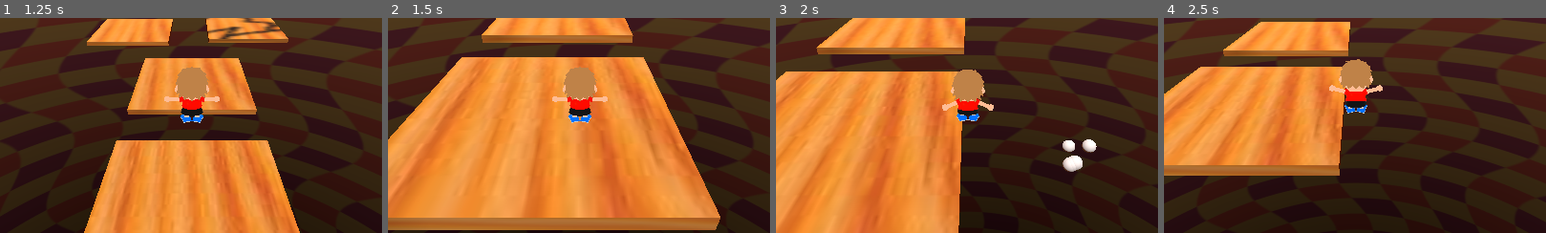
Above: before the commit, frames 1-4 (left to right).
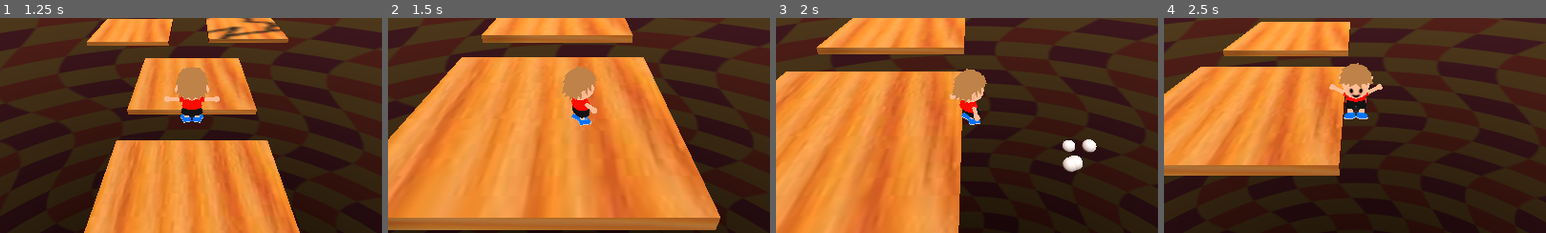
Above: after the commit, the same moments.

Repository: spoiboi/bottomlessPitInc2
Game: Godot game, scene res://Scenes/title_screen.tscn
The game is run twice, just before and just after one commit, with the same random seed, the same clock (stepped at 60 frames per second) and the same inputs.
Inputs:
- Up to frame 1 (1.25 s): click "Level 1" at 0.5 s
- Up to frame 2 (1.5 s): hold D (right) from 1.28 s (still down); tap Space (jump) at 1.35 s
- Up to frame 3 (2 s): keep holding D (right); tap Space (jump) at 1.52, 1.82 s
- Up to frame 4 (2.5 s): release D (right) at 2.03 s; hold S (back) from 2.03 s (still down); tap Up (camera_down) at 2.1 s; tap Space (jump) at 2.27, 2.3 s
The pictures show only the part of the screen within x 25-75%, y 30-80%; the shares and areas given below are measured in that part.

Frame 1 is identical in both runs. In frame 2, 0.8% of the frame differs, in the area x 43-58%, y 22-51%; in frame 3, 0.8%; in frame 4, 0.9%, in the area x 43-58%, y 19-48%.

Commit message:
Added some animation to player

Diff:
--- a/Scenes/Player.tscn
+++ b/Scenes/Player.tscn
@@ -77,7 +77,7 @@
 transform = Transform3D(1, 0, 0, 0, 1, 0, 0, 0, 1, 0, 1, 0)
 shape = SubResource("CylinderShape3D_n32bj")
 
-[node name="anim_idle" parent="." instance=ExtResource("2_cu0d3")]
+[node name="character" parent="." instance=ExtResource("2_cu0d3")]
 transform = Transform3D(-0.5, 0, -4.37114e-08, 0, 0.5, 0, 4.37114e-08, 0, -0.5, 0, 0, 0)
 
 [node name="CharacterModel" type="Node3D" parent="."]
--- a/Scripts/player.gd
+++ b/Scripts/player.gd
@@ -32,7 +32,7 @@
 	if Input.is_action_just_pressed("jump") and is_on_floor():
 		velocity.y = JUMP_VELOCITY
 		$jump.play()
-		$anim_idle/AnimationPlayer.play("Jump")
+		$character/AnimationPlayer.play("Jump")
 		jumping = true
 
 	# Get the input direction and handle the movement/deceleration.
@@ -54,9 +54,9 @@
 
 func rotate_model(input_dir):
 	if input_dir.y <= 0:
-		$CharacterModel.rotation.y = (PI - input_dir.x)+$CameraPivot/Camera3D.rotation.y
+		$character.rotation.y = (PI - input_dir.x)+$CameraPivot/Camera3D.rotation.y
 	else:
-		$CharacterModel.rotation.y = (input_dir.x)+$CameraPivot/Camera3D.rotation.y
+		$character.rotation.y = (input_dir.x)+$CameraPivot/Camera3D.rotation.y
 
 func respawn():
 
Not shown, changed: export_presets.cfg
